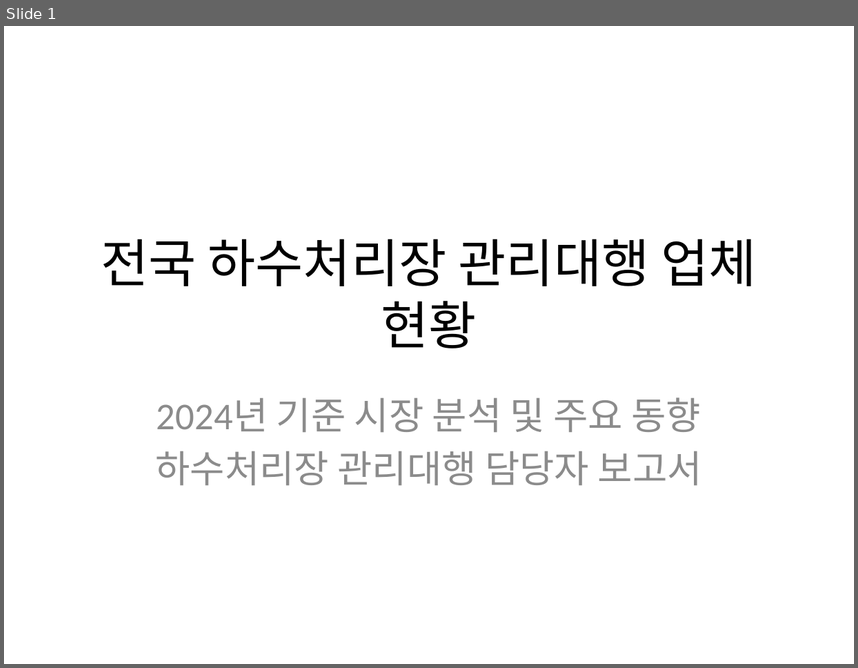
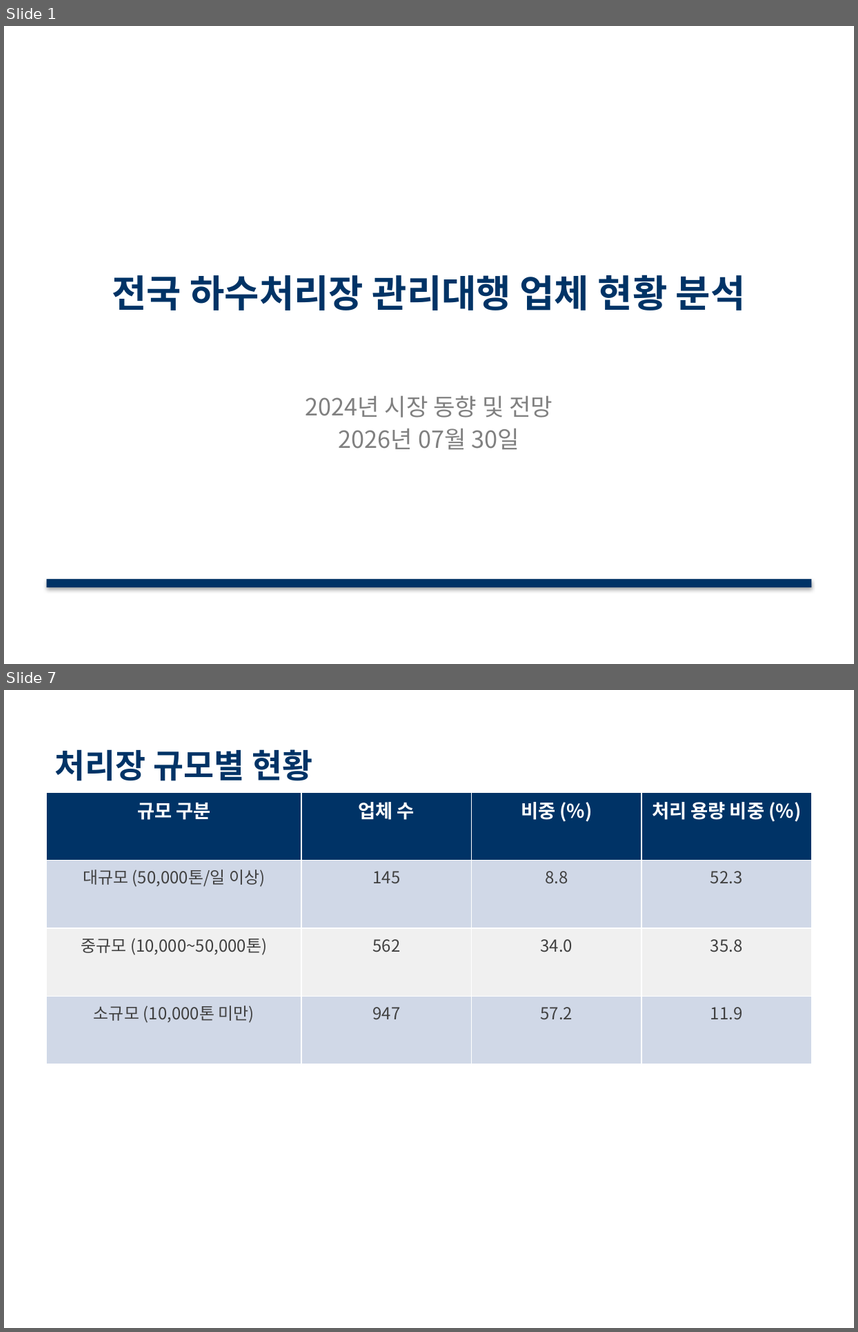
Before and after one commit to leeinho1983-rgb/my-first-project, a slide deck: 하수처리장_관리대행_업체_현황.pptx. Shown one above the other, each under a label of ours: slide 1 before the commit, slides 1 and 7 after it; the slides between them are not shown. The pictures are 858x668 and 858x1332 pixels, drawn with LibreOffice and Linux fonts; fonts in the diff are those of the drawing. Boxes give left, top, right and bottom in pixels: in the first picture for what was removed or moved away, otherwise in the second. Text is boxed around its words. In the diff, an @@ line names an element or a change of style, - is before the commit and + after.

```diff
--- a/하수처리장_관리대행_업체_현황.pptx
+++ b/하수처리장_관리대행_업체_현황.pptx
@@ slide 7 added at <box>4,690,854,1328</box>, background #FFFFFF @@
@@ text added at <box>55,749,312,781</box>, 28 pt, text #003366, bold @@
+처리장 규모별 현황
@@ table added at <box>47,792,811,1064</box>, 4 rows, 4 columns @@
+규모 구분 | 업체 수 | 비중 (%) | 처리 용량 비중 (%)
+대규모 (50,000톤/일 이상) | 145 | 8.8 | 52.3
+중규모 (10,000~50,000톤) | 562 | 34.0 | 35.8
+소규모 (10,000톤 미만) | 947 | 57.2 | 11.9
@@ slide 1 changed as well @@
@@ title at <box>112,274,746,310</box>: text changed; size 44 to 32 pt; font Calibri to Noto Sans CJK KR; text colour #000000 to #003366; bold on @@
-전국 하수처리장 관리대행 업체 현황
+전국 하수처리장 관리대행 업체 현황 분석
@@ subtitle at <box>305,395,553,450</box>: text changed; size 32 to 20 pt; font Calibri to Noto Sans CJK KR; text colour #8C8C8C to #808080 @@
-2024년 기준 시장 분석 및 주요 동향
-하수처리장 관리대행 담당자 보고서
+2024년 시장 동향 및 전망
+2026년 07월 30일
@@ rectangle added at <box>47,579,811,587</box>, fill #003366 @@
```
Also in this commit, not shown: 4 other slides changed, 4 other slides added, 5 slides removed, 2 other files.
